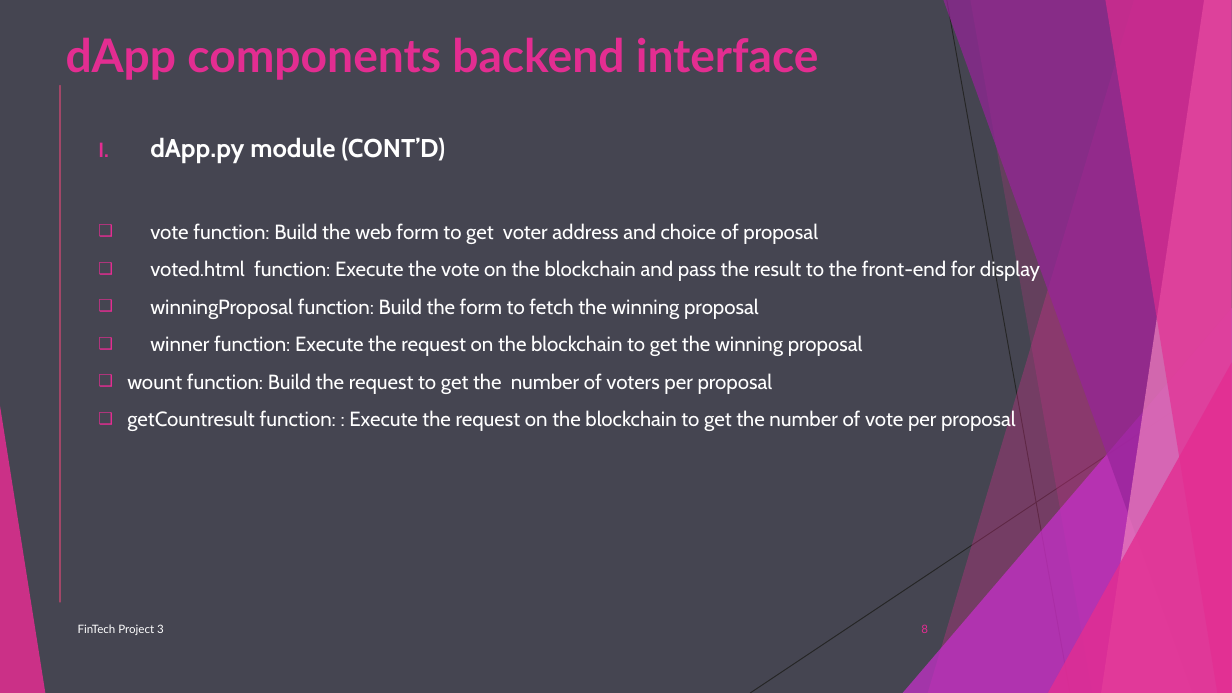
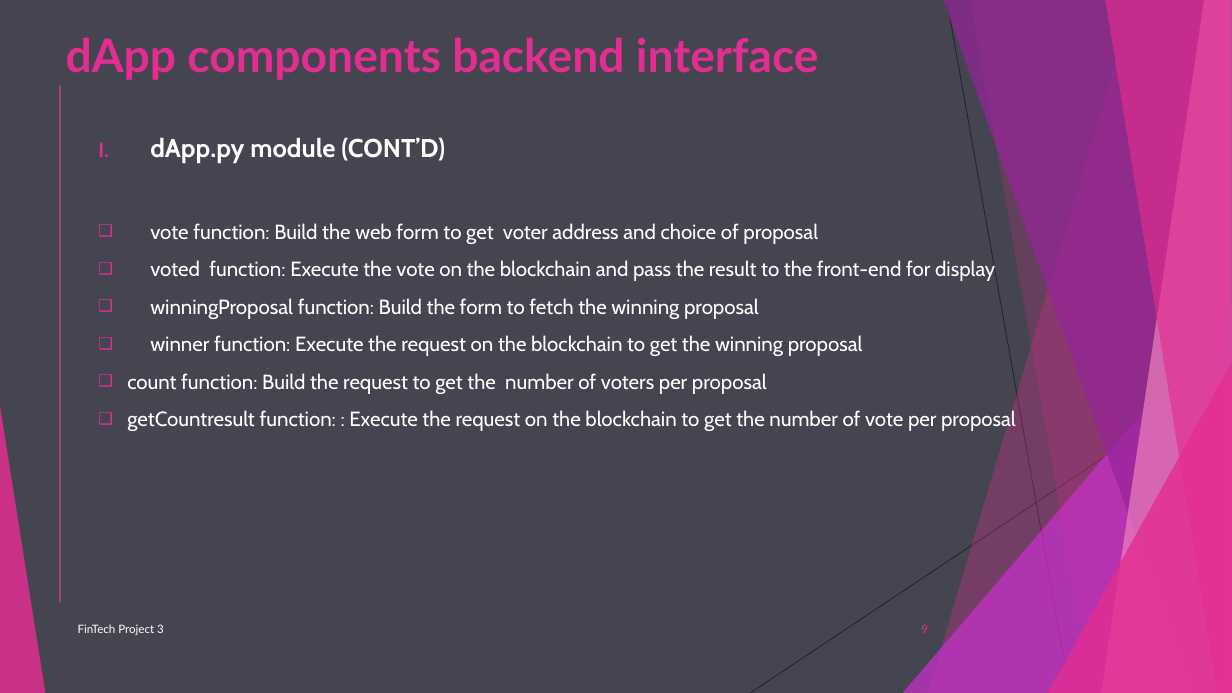
Before and after one commit to Bakoroba/blockchain_ballot_dapp, a slide deck: slide 9 of Ethereum Blockchain Ballot System dApp.ppt (slide 8 before the commit). Drawn at 1232x693 pixels with LibreOffice and Linux fonts; fonts in the diff are those of the drawing. Boxes give left, top, right and bottom in pixels: in the first picture for what was removed or moved away, otherwise in the second. Text is boxed around its words. In the diff, an @@ line names an element or a change of style, - is before the commit and + after.

```diff
--- a/Ethereum Blockchain Ballot System dApp.ppt
+++ b/Ethereum Blockchain Ballot System dApp.ppt
@@ text at <box>150,260,995,281</box>: text changed @@
-❑ voted.html function: Execute the vote on the blockchain and pass the result to the front-end for display
+❑ voted function: Execute the vote on the blockchain and pass the result to the front-end for display
@@ text at <box>127,373,767,394</box>: text changed @@
-  ❑ wount function: Build the request to get the number of voters per proposal
+  ❑ count function: Build the request to get the number of voters per proposal
@@ page number at <box>921,624,928,633</box>: text changed @@
-8
+9
```
Also in this commit, not shown: 6 other slides changed, 1 slide added.
